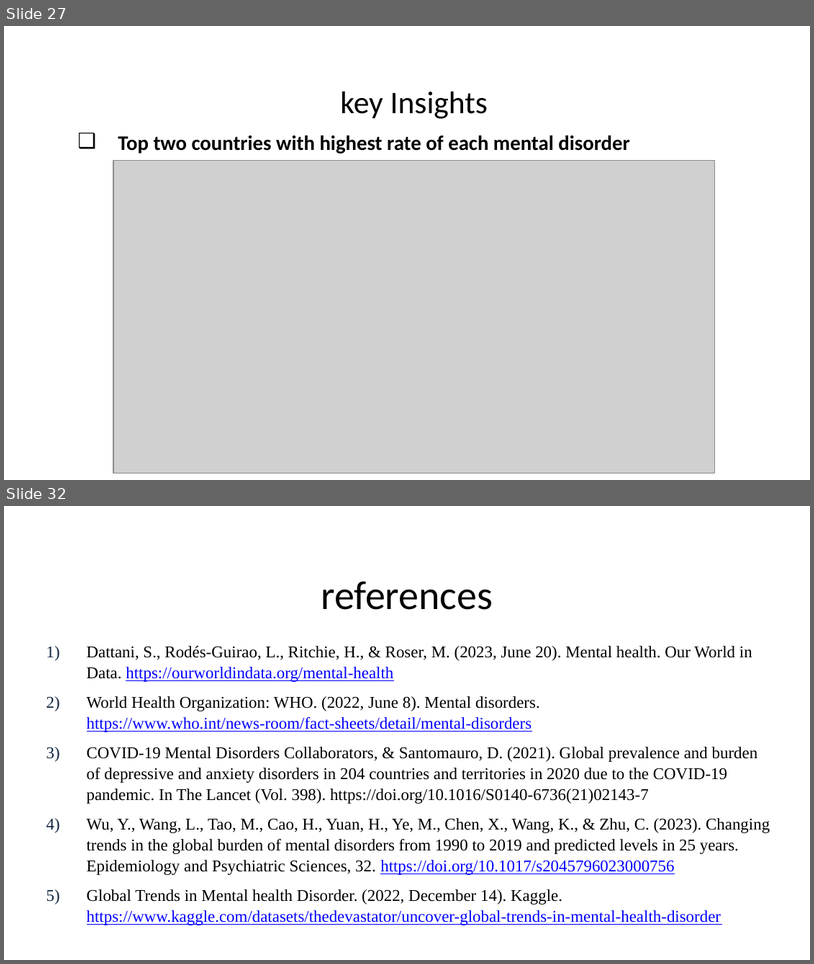
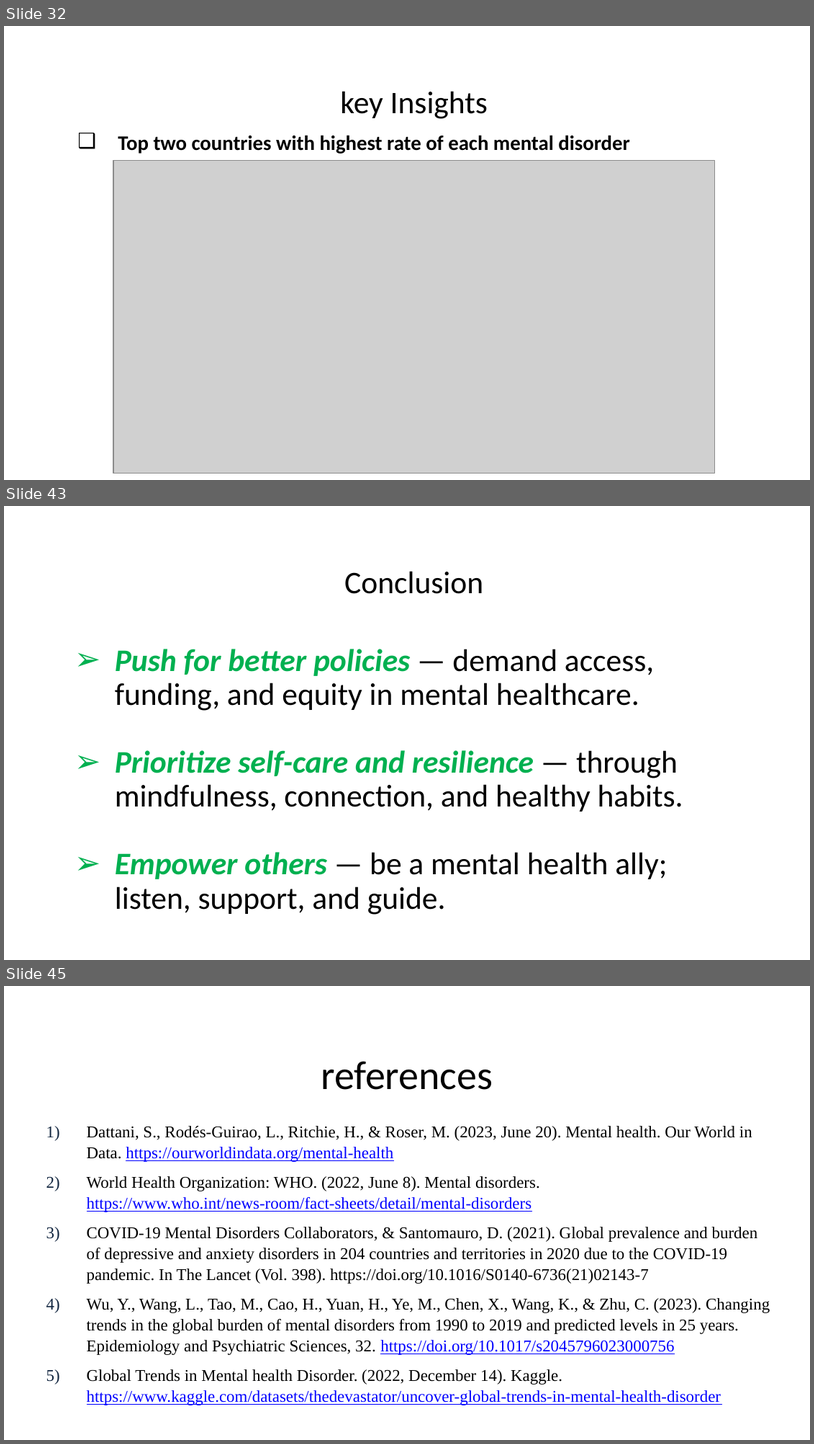
Before and after one commit to Sridhar-MSinDS/Health-Information-Technology-750, a slide deck: FinalPresentation_Team3_HIT750.pptx. Shown one above the other, each under a label of ours: slides 27 and 32 before the commit, slides 32, 43 and 45 after it; the slides between them are not shown. The pictures are 814x964 and 814x1444 pixels, drawn with LibreOffice and Linux fonts; fonts in the diff are those of the drawing; grey boxes stand for pictures; background and template pictures are left out. Boxes give left, top, right and bottom in pixels: in the first picture for what was removed or moved away, otherwise in the second. Text is boxed around its words. In the diff, an @@ line names an element or a change of style, - is before the commit and + after.

```diff
--- a/FinalPresentation_Team3_HIT750.pptx
+++ b/FinalPresentation_Team3_HIT750.pptx
@@ slide 43 added at bbox=[4, 506, 810, 960], background #FFFFFF @@
@@ text added at bbox=[345, 571, 484, 594], 28 pt, text #000000 @@
+Conclusion
@@ text added at bbox=[115, 649, 684, 914], 28 pt, text #000000 @@
+➢ Push for better policies — demand access, funding, and equity in mental healthcare.
+➢ Prioritize self-care and resilience — through mindfulness, connection, and healthy habits.
+➢ Empower others — be a mental health ally; listen, support, and guide.
@@ what was slide 27 is now slide 32 @@
@@ what was slide 32 is now slide 45 @@
```
Also in this commit, not shown: 3 slides changed, 17 other slides added, 5 slides removed.
